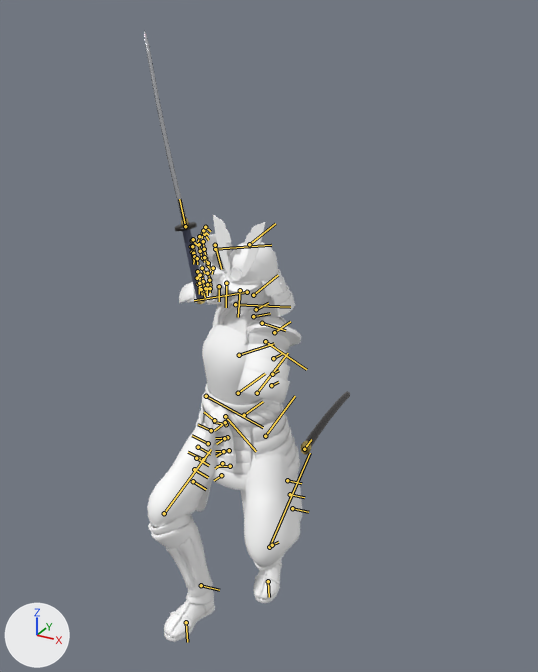
Renders of the Blender file samurai_reality_cut/output/reality_cut.blend from each side of a commit.
Both versions are drawn from a camera (50 mm lens) standing at (1.33, -2.25, 2.33) and looking at (0.05, 0.08, 1.17). The axes (+X, +Y, +Z) are drawn at lower left. The lights are the same throughout. The picture after the commit comes second. Both versions are drawn at frame 94 of the action 'RealityCut'; the numbers are the values there. The bones that change, and the others that lie on the model, are drawn over the model as lines.

Names of what the first picture shows: 'Katana', 'Protective_L', 'Saya', 'armo', 'glovesL', 'helmet', 'neiyi_' and 2 more.
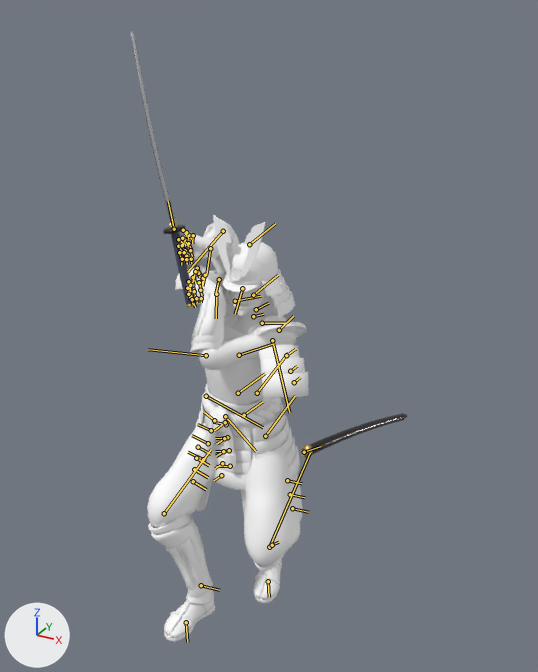
Where the change shows, as pixel boxes [x1, y1, x2, y2] in the pictures (538 x 672 px):
'armo', posed (9% wider, 6% taller): before [179, 282, 302, 521]; after [175, 267, 309, 521]
'neiyi_', posed (6% taller): before [147, 252, 300, 567]; after [147, 232, 300, 567]
'Protective_L', posed: before [148, 234, 285, 642]; after [148, 221, 285, 642]
'Katana', posed: before [144, 31, 206, 304]; after [131, 30, 195, 308]
'glovesL', posed: before [192, 225, 226, 294]; after [177, 228, 224, 304]
'Saya', posed (110% wider, 29% shorter): before [300, 391, 350, 455]; after [301, 413, 407, 458]
bone 'L_shoulder', root to tip: before (262, 323) to (285, 330); after (262, 323) to (285, 323)
bone 'L_arm', root to tip: before (265, 341) to (306, 369); after (272, 340) to (289, 412)
bone 'L_forarm', root to tip: before (247, 292) to (194, 300); after (206, 355) to (148, 349)
bone 'L_hand', root to tip: before (226, 283) to (226, 307); after (216, 294) to (216, 318)
bone 'R_shoulder', root to tip: before (253, 316) to (270, 313); after (253, 316) to (263, 314)
bone 'R_arm', root to tip: before (235, 304) to (290, 307); after (235, 301) to (260, 296)
bone 'R_forarm', root to tip: before (215, 249) to (271, 245); after (223, 231) to (187, 272)
bone 'R_hand', root to tip: before (215, 245) to (221, 269); after (210, 248) to (206, 275)
bone 'katana_root', root to tip: before (185, 226) to (179, 199); after (174, 229) to (168, 201)
bone 'saya_root', root to tip: before (304, 449) to (311, 439); after (304, 452) to (320, 446)

The change in detail:
Bone 'L_shoulder' (bone_l_shoulder) turns from (-24, 12, 12) to (-11, 4, 6) degrees about its own x, y and z.
Bone 'L_arm' (bone_l_arm) turns from (8, 144, 25) to (-81, 6, -5) degrees about its own x, y and z.
Bone 'L_forarm' (bone_l_forarm) turns from (-118, -62, 18) to (-101, 43, -6) degrees about its own x, y and z.
Bone 'L_hand' (bone_l_hand) turns from (69, 63, -5) to (83, -35, 1) degrees about its own x, y and z.
Bone 'R_shoulder' (bone_r_shoulder) turns from (-15, 16, -13) to (-32, 22, -27) degrees about its own x, y and z.
Bone 'R_arm' (bone_r_arm) turns from (28, 56, 15) to (-2, 75, -1) degrees about its own x, y and z.
Bone 'R_forarm' (bone_r_forarm) turns from (-53, 123, 18) to (-85, -124, 19) degrees about its own x, y and z.
Bone 'R_hand' (bone_r_hand) turns from (-25, 54, 54) to (85, 119, 42) degrees about its own x, y and z.
Bone 'katana_root' (bone_katana_root) moves from (-24.4, 12.0, -81.0) to (-25.4, 17.5, -81.3).
Bone 'saya_root' (bone_saya_root) moves from (24.9, 12.3, -3.0) to (26.8, 16.5, -4.6).
Bone 'saya_root' (bone_saya_root) turns from (90, 80, -100) to (90, 78, -77) degrees about its own x, y and z.
